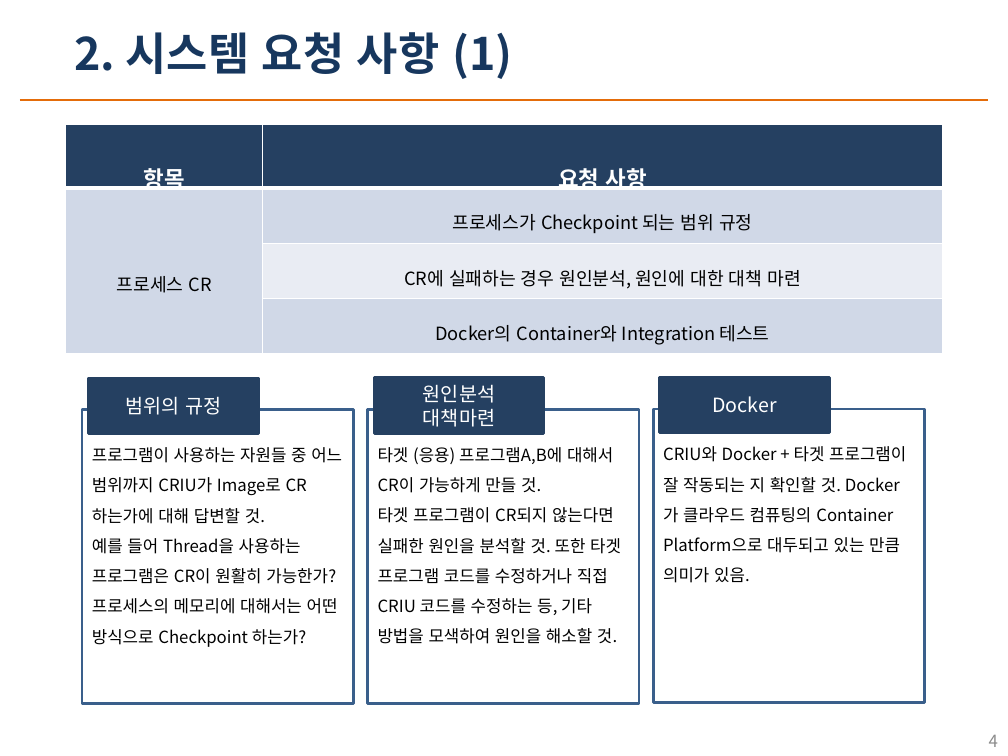
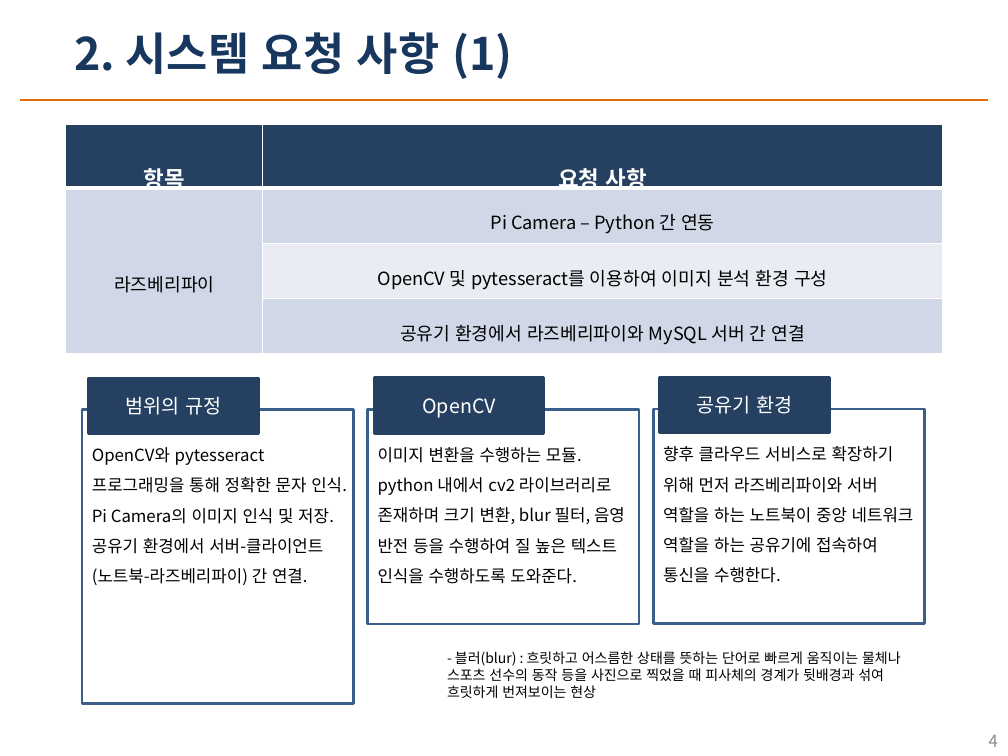
Before and after one commit to wonsokchoi/16project, a slide deck: slide 4 of team_ppt/Find Sit Project 발표 PPT.pptx. Drawn at 1008x756 pixels with LibreOffice and Linux fonts; fonts in the diff are those of the drawing; background and template pictures are left out. Boxes give left, top, right and bottom in pixels: in the first picture for what was removed or moved away, otherwise in the second. Text is boxed around its words. In the diff, an @@ line names an element or a change of style, - is before the commit and + after.

```diff
--- a/team_ppt/Find Sit Project 발표 PPT.pptx
+++ b/team_ppt/Find Sit Project 발표 PPT.pptx
@@ table at (66, 124, 941, 349) @@
-row 2, column 1: 프로세스 CR
+row 2, column 1: 라즈베리파이
-row 2, column 2: 프로세스가 Checkpoint 되는 범위 규정
+row 2, column 2: Pi Camera – Python 간 연동
-row 3, column 2: CR에 실패하는 경우 원인분석, 원인에 대한 대책 마련
+row 3, column 2: OpenCV 및 pytesseract를 이용하여 이미지 분석 환경 구성
-row 4, column 2: Docker의 Container와 Integration 테스트
+row 4, column 2: 공유기 환경에서 라즈베리파이와 MySQL 서버 간 연결
@@ rectangle "이미지 변환을 수행하는 모듈. python ...": place and size @@
-rectangle "이미지 변환을 수행하는 모듈. python ..." at (368, 409, 639, 703)
+rectangle "이미지 변환을 수행하는 모듈. python ..." at (368, 409, 639, 624)
@@ text in rectangle at (422, 398, 495, 418): text changed @@
-원인분석
-대책마련
+OpenCV
@@ rectangle "향후 클라우드 서비스로 확장하기 위해 ...": place and size @@
-rectangle "향후 클라우드 서비스로 확장하기 위해 ..." at (653, 409, 924, 703)
+rectangle "향후 클라우드 서비스로 확장하기 위해 ..." at (653, 409, 924, 624)
@@ text in rectangle at (697, 395, 792, 414): text changed @@
-Docker
+공유기 환경
@@ text in rectangle at (92, 447, 347, 585): text changed @@
-프로그램이 사용하는 자원들 중 어느 범위까지 CRIU가 Image로 CR하는가에 대해 답변할 것.
-예를 들어 Thread을 사용하는 프로그램은 CR이 원활히 가능한가? 프로세스의 메모리에 대해서는 어떤 방식으로 Checkpoint 하는가?
+OpenCV와 pytesseract 프로그래밍을 통해 정확한 문자 인식.
+Pi Camera의 이미지 인식 및 저장.
+공유기 환경에서 서버-클라이언트(노트북-라즈베리파이) 간 연결.
@@ text in rectangle at (378, 447, 625, 584): text changed @@
-타겟 (응용) 프로그램A,B에 대해서 CR이 가능하게 만들 것.
-타겟 프로그램이 CR되지 않는다면 실패한 원인을 분석할 것. 또한 타겟 프로그램 코드를 수정하거나 직접 CRIU 코드를 수정하는 등, 기타 방법을 모색하여 원인을 해소할 것.
+이미지 변환을 수행하는 모듈. python 내에서 cv2 라이브러리로 존재하며 크기 변환, blur 필터, 음영 반전 등을 수행하여 질 높은 텍스트 인식을 수행하도록 도와준다.
@@ text in rectangle at (663, 446, 914, 583): text changed @@
-CRIU와 Docker + 타겟 프로그램이 잘 작동되는 지 확인할 것. Docker가 클라우드 컴퓨팅의 Container Platform으로 대두되고 있는 만큼 의미가 있음.
+향후 클라우드 서비스로 확장하기 위해 먼저 라즈베리파이와 서버 역할을 하는 노트북이 중앙 네트워크 역할을 하는 공유기에 접속하여 통신을 수행한다.
@@ text added at (447, 651, 901, 698), 10 pt, text #000000 @@
+- 블러(blur) : 흐릿하고 어스름한 상태를 뜻하는 단어로 빠르게 움직이는 물체나 스포츠 선수의 동작 등을 사진으로 찍었을 때 피사체의 경계가 뒷배경과 섞여 흐릿하게 번져보이는 현상
```
Also in this commit, not shown: 3 other slides changed, 5 slides added, 7 slides removed.
